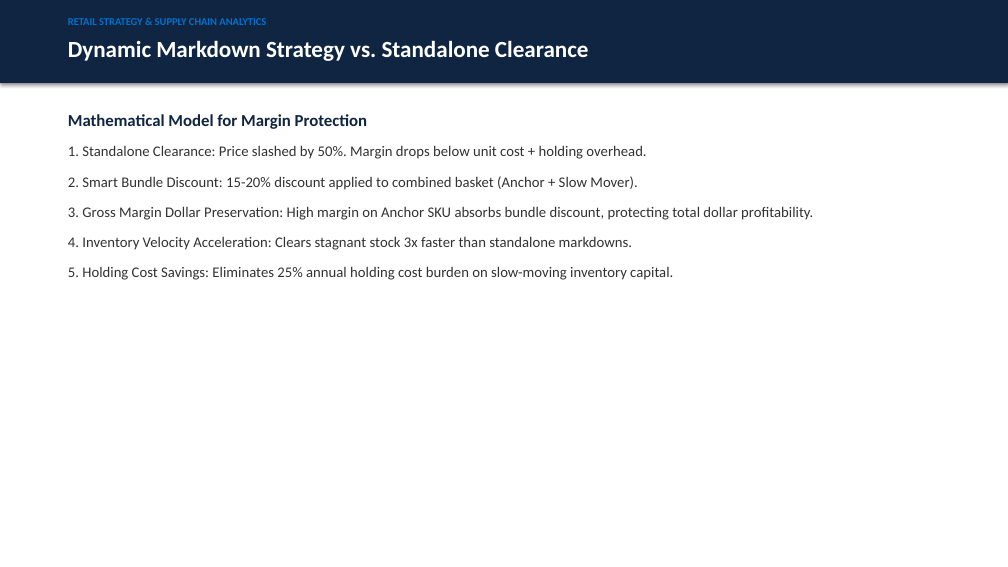
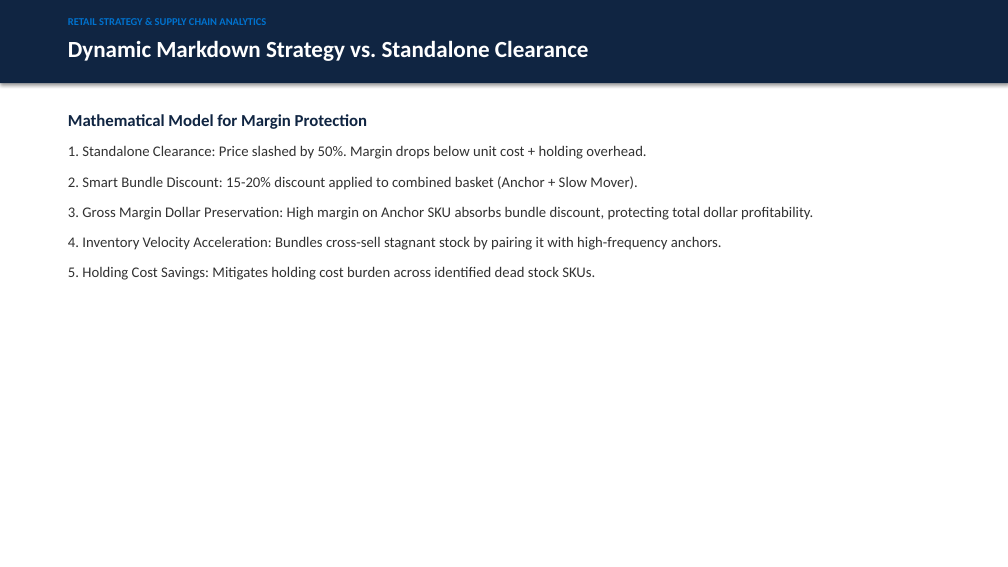
Before and after one commit to PriyankaHichkad/Market-Basket-Sentiment-Clearance-Optimizer, a slide deck: slide 7 of reports/executive_presentation_deck.pptx. Drawn at 1008x567 pixels with LibreOffice and Linux fonts; fonts in the diff are those of the drawing. Boxes give left, top, right and bottom in pixels: in the first picture for what was removed or moved away, otherwise in the second. Text is boxed around its words. In the diff, an @@ line names an element or a change of style, - is before the commit and + after.

```diff
--- a/reports/executive_presentation_deck.pptx
+++ b/reports/executive_presentation_deck.pptx
@@ text at (68, 236, 722, 280): text changed @@
-4. Inventory Velocity Acceleration: Clears stagnant stock 3x faster than standalone markdowns.
-5. Holding Cost Savings: Eliminates 25% annual holding cost burden on slow-moving inventory capital.
+4. Inventory Velocity Acceleration: Bundles cross-sell stagnant stock by pairing it with high-frequency anchors.
+5. Holding Cost Savings: Mitigates holding cost burden across identified dead stock SKUs.
```
Also in this commit, not shown: 1 other slide changed, 2 other files.
